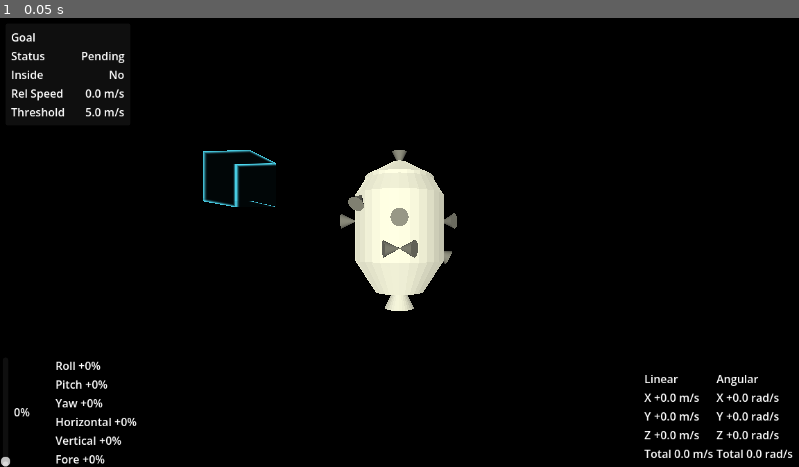
Above: before the commit, frame 1.
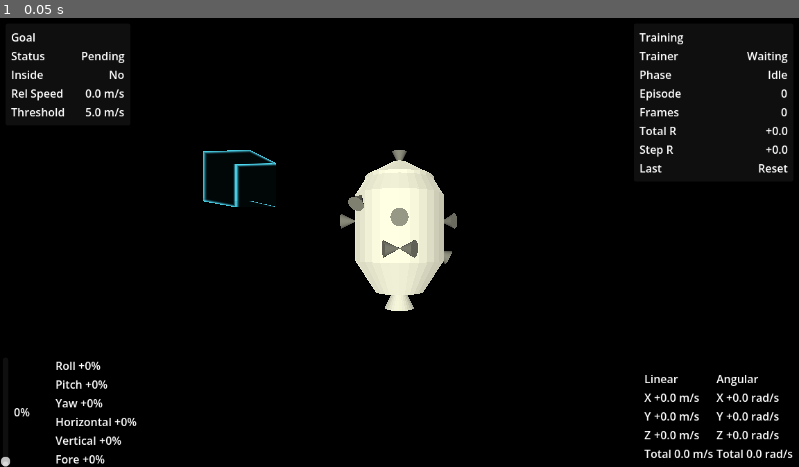
Above: after the commit, the same moment.

Repository: Carth501/anti-manual-spaceship-operation
Game: Godot game, scene res://scenes/space.tscn
Two runs of this game, one before a commit and one after it. Both use one fixed random seed, a clock stepped at 60 frames per second and the inputs below.
Inputs:
- Up to frame 1 (0.05 s): no input

The runs differ from the first frame. In frame 1, 0.7% of the frame differs, in the area x 79-99%, y 3-35%.

Commit message:
Add training status UI and enhance RLBridge for better integration with Godot environment
Co-authored-by: Copilot <copilot@github.com>

Diff:
--- a/scenes/user_interface.tscn
+++ b/scenes/user_interface.tscn
@@ -26,6 +26,122 @@
 offset_right = 188.0
 offset_bottom = 112.0
 
+[node name="TrainingStatus" type="PanelContainer" parent="."]
+layout_mode = 1
+anchors_preset = 1
+anchor_left = 1.0
+anchor_right = 1.0
+offset_left = -238.0
+offset_top = 8.0
+offset_right = -8.0
+offset_bottom = 170.0
+grow_horizontal = 0
+
+[node name="MarginContainer" type="MarginContainer" parent="TrainingStatus"]
+layout_mode = 2
+theme_override_constants/margin_left = 8
+theme_override_constants/margin_top = 8
+theme_override_constants/margin_right = 8
+theme_override_constants/margin_bottom = 8
+
+[node name="VBoxContainer" type="VBoxContainer" parent="TrainingStatus/MarginContainer"]
+layout_mode = 2
+
+[node name="Heading" type="Label" parent="TrainingStatus/MarginContainer/VBoxContainer"]
+layout_mode = 2
+text = "Training"
+
+[node name="ConnectionRow" type="HBoxContainer" parent="TrainingStatus/MarginContainer/VBoxContainer"]
+layout_mode = 2
+
+[node name="Label" type="Label" parent="TrainingStatus/MarginContainer/VBoxContainer/ConnectionRow"]
+layout_mode = 2
+text = "Trainer"
+
+[node name="Value" type="Label" parent="TrainingStatus/MarginContainer/VBoxContainer/ConnectionRow"]
+layout_mode = 2
+size_flags_horizontal = 3
+horizontal_alignment = 2
+text = "Waiting"
+
+[node name="PhaseRow" type="HBoxContainer" parent="TrainingStatus/MarginContainer/VBoxContainer"]
+layout_mode = 2
+
+[node name="Label" type="Label" parent="TrainingStatus/MarginContainer/VBoxContainer/PhaseRow"]
+layout_mode = 2
+text = "Phase"
+
+[node name="Value" type="Label" parent="TrainingStatus/MarginContainer/VBoxContainer/PhaseRow"]
+layout_mode = 2
+size_flags_horizontal = 3
+horizontal_alignment = 2
+text = "Idle"
+
+[node name="EpisodeRow" type="HBoxContainer" parent="TrainingStatus/MarginContainer/VBoxContainer"]
+layout_mode = 2
+
+[node name="Label" type="Label" parent="TrainingStatus/MarginContainer/VBoxContainer/EpisodeRow"]
+layout_mode = 2
+text = "Episode"
+
+[node name="Value" type="Label" parent="TrainingStatus/MarginContainer/VBoxContainer/EpisodeRow"]
+layout_mode = 2
+size_flags_horizontal = 3
+horizontal_alignment = 2
+text = "0"
+
+[node name="FramesRow" type="HBoxContainer" parent="TrainingStatus/MarginContainer/VBoxContainer"]
+layout_mode = 2
+
+[node name="Label" type="Label" parent="TrainingStatus/MarginContainer/VBoxContainer/FramesRow"]
+layout_mode = 2
+text = "Frames"
+
+[node name="Value" type="Label" parent="TrainingStatus/MarginContainer/VBoxContainer/FramesRow"]
+layout_mode = 2
+size_flags_horizontal = 3
+horizontal_alignment = 2
+text = "0"
+
+[node name="TotalRewardRow" type="HBoxContainer" parent="TrainingStatus/MarginContainer/VBoxContainer"]
+layout_mode = 2
+
+[node name="Label" type="Label" parent="TrainingStatus/MarginContainer/VBoxContainer/TotalRewardRow"]
+layout_mode = 2
+text = "Total R"
+
+[node name="Value" type="Label" parent="TrainingStatus/MarginContainer/VBoxContainer/TotalRewardRow"]
+layout_mode = 2
+size_flags_horizontal = 3
+horizontal_alignment = 2
+text = "+0.0"
+
+[node name="StepRewardRow" type="HBoxContainer" parent="TrainingStatus/MarginContainer/VBoxContainer"]
+layout_mode = 2
+
+[node name="Label" type="Label" parent="TrainingStatus/MarginContainer/VBoxContainer/StepRewardRow"]
+layout_mode = 2
+text = "Step R"
+
+[node name="Value" type="Label" parent="TrainingStatus/MarginContainer/VBoxContainer/StepRewardRow"]
+layout_mode = 2
+size_flags_horizontal = 3
+horizontal_alignment = 2
+text = "+0.0"
+
+[node name="ReasonRow" type="HBoxContainer" parent="TrainingStatus/MarginContainer/VBoxContainer"]
+layout_mode = 2
+
+[node name="Label" type="Label" parent="TrainingStatus/MarginContainer/VBoxContainer/ReasonRow"]
+layout_mode = 2
+text = "Last"
+
+[node name="Value" type="Label" parent="TrainingStatus/MarginContainer/VBoxContainer/ReasonRow"]
+layout_mode = 2
+size_flags_horizontal = 3
+horizontal_alignment = 2
+text = "Reset"
+
 [node name="MarginContainer" type="MarginContainer" parent="GoalStatus" unique_id=910143191]
 layout_mode = 2
 theme_override_constants/margin_left = 8
--- a/scripts/rl_bridge.gd
+++ b/scripts/rl_bridge.gd
@@ -1,5 +1,9 @@
 class_name RLBridge
 extends Node
+
+# RLBridge turns the current scene into a small synchronous RL environment.
+# A Python process connects over TCP, sends line-delimited JSON commands,
+# and receives observation/reward/done payloads back from Godot.
 
 @export var ship: MiracleShip
 @export var goal_area: GoalArea
@@ -16,11 +20,19 @@
 @export_range(0.0, 10000.0, 0.1, "or_greater") var success_reward := 100.0
 @export_range(0.0, 10000.0, 0.1, "or_greater") var out_of_bounds_penalty := 25.0
 
+# Network state for the external trainer connection.
 var server := TCPServer.new()
 var client: StreamPeerTCP
 var control_interface: ControlInterface
 var receive_buffer := ""
+
+# Episode bookkeeping. A single Python `step` holds one thruster action for
+# `pending_action_frames` physics ticks before we compute reward and respond.
 var episode_frames := 0
+var episode_index := -1
+var episode_reward_total := 0.0
+var last_step_reward := 0.0
+var last_terminal_reason := "idle"
 var previous_goal_distance := 0.0
 var pending_step_frames := 0
 var pending_action_frames := 0
@@ -56,12 +68,16 @@
 
 
 func _process(_delta: float) -> void:
+	# Poll networking in the regular process loop so socket I/O stays responsive
+	# even when physics is paused waiting for the next external command.
 	_poll_server()
 	if pending_step_frames == 0:
 		_poll_client_messages()
 
 
 func _physics_process(_delta: float) -> void:
+	# Physics stepping is what makes this feel like a Gym environment: the last
+	# action stays latched for N physics frames, then we emit one response.
 	if pending_step_frames <= 0:
 		return
 
@@ -91,6 +107,7 @@
 	if server.is_connection_available():
 		client = server.take_connection()
 		receive_buffer = ""
+		last_terminal_reason = "connected"
 
 
 func _poll_client_messages() -> void:
@@ -102,6 +119,7 @@
 		_release_rl_control()
 		client = null
 		receive_buffer = ""
+		last_terminal_reason = "disconnected"
 		return
 
 	var available_bytes := client.get_available_bytes()
@@ -109,6 +127,8 @@
 		return
 
 	receive_buffer += client.get_utf8_string(available_bytes)
+	# Messages are newline-delimited JSON objects. We accumulate bytes until we
+	# can carve out one full command at a time.
 	var separator_index := receive_buffer.find("\n")
 	while separator_index >= 0:
 		var message := receive_buffer.substr(0, separator_index).strip_edges()
@@ -119,6 +139,11 @@
 
 
 func _handle_message(message: String) -> void:
+	# Supported commands mirror a minimal RL API:
+	# - hello: discover schema and action count
+	# - reset: reset the episode and fetch the initial observation
+	# - step: apply one action for a fixed number of physics frames
+	# - close: disconnect the external trainer cleanly
 	var parsed_message = JSON.parse_string(message)
 	if typeof(parsed_message) != TYPE_DICTIONARY:
 		_send_error("invalid_json", "Expected a JSON object command")
@@ -136,6 +161,7 @@
 		"close":
 			_send_response({"ok": true})
 			_release_rl_control()
+			last_terminal_reason = "closed"
 			client.disconnect_from_host()
 			client = null
 			receive_buffer = ""
@@ -148,14 +174,19 @@
 		_send_error("busy", "A step is already in progress")
 		return
 
+	# The Python side sends one throttle value per thruster. We hand those values
+	# directly to the ship and defer the response until physics has advanced.
 	var action_values := _coerce_float_array(command.get("action", []))
 	control_interface.set_rl_control_enabled(true)
 	control_interface.set_rl_thruster_inputs(action_values)
 	pending_action_frames = max(int(command.get("frames", default_action_frames)), 1)
 	pending_step_frames = pending_action_frames
+	last_terminal_reason = "stepping"
 
 
 func _complete_step() -> void:
+	# Reward is dense shaping plus terminal bonuses/penalties. This is the point
+	# where one logical env.step() finishes and we answer the Python client.
 	var reward_terms := _compute_reward_terms()
 	var total_reward: float = float(reward_terms.get("total", 0.0))
 	var done := false
@@ -173,11 +204,20 @@
 		done = true
 		terminal_reason = "timeout"
 
+	last_step_reward = total_reward
+	episode_reward_total += total_reward
+	last_terminal_reason = terminal_reason
 	previous_goal_distance = _get_goal_distance()
 	_send_response(_build_step_response(total_reward, done, terminal_reason, reward_terms))
 
 
 func _reset_episode_state() -> void:
+	# Reset makes the scene deterministic again: restore the ship pose, zero out
+	# thrusters and velocities, clear goal state, and restart episode counters.
+	episode_index += 1
+	episode_reward_total = 0.0
+	last_step_reward = 0.0
+	last_terminal_reason = "reset"
 	control_interface.set_rl_control_enabled(true)
 	control_interface.set_rl_thruster_inputs([])
 	ship.reset_state()
@@ -197,6 +237,8 @@
 
 
 func _build_hello_response() -> Dictionary:
+	# `hello` lets the Python wrapper discover how many thrusters/actions exist
+	# in the current scene before it constructs Gym spaces.
 	return {
 		"ok": true,
 		"version": 1,
@@ -230,6 +272,8 @@
 
 
 func _compute_reward_terms() -> Dictionary:
+	# These terms are intentionally simple for the first curriculum:
+	# move toward the goal, keep relative speed low, and avoid wasting thrust.
 	var current_goal_distance := _get_goal_distance()
 	var progress_reward := (previous_goal_distance - current_goal_distance) * progress_reward_scale
 	var speed_penalty := goal_area.get_relative_speed() * speed_penalty_scale
@@ -251,6 +295,10 @@
 
 
 func _get_observation() -> Array[float]:
+	# The observation is expressed mostly in ship-local coordinates so the policy
+	# learns relative control effects instead of memorizing world orientation.
+	# Layout: goal offset, linear velocity, angular velocity, per-thruster
+	# throttles, inside-goal flag, goal-complete flag.
 	var goal_offset_local := ship.get_local_vector(goal_area.global_position - ship.global_position)
 	var linear_velocity_local := ship.get_local_vector(ship.get_linear_velocity_readout())
 	var angular_velocity_local := ship.get_local_vector(ship.get_angular_velocity_readout())
@@ -275,6 +323,32 @@
 	return observation
 
 
+func get_training_hud_state() -> Dictionary:
+	return {
+		"connected": is_trainer_connected(),
+		"phase": _get_training_phase(),
+		"episode_index": max(episode_index, 0),
+		"episode_frames": episode_frames,
+		"episode_reward_total": episode_reward_total,
+		"last_step_reward": last_step_reward,
+		"last_terminal_reason": last_terminal_reason,
+	}
+
+
+func is_trainer_connected() -> bool:
+	return client != null and client.get_status() == StreamPeerTCP.STATUS_CONNECTED
+
+
+func _get_training_phase() -> String:
+	if pending_step_frames > 0:
+		return "stepping"
+
+	if is_trainer_connected():
+		return "waiting_command"
+
+	return "idle"
+
+
 func _get_goal_distance() -> float:
 	return ship.global_position.distance_to(goal_area.global_position)
 
--- a/scripts/ui_manager.gd
+++ b/scripts/ui_manager.gd
@@ -23,8 +23,16 @@
 @export var goal_inside_value_label_path: NodePath = ^"GoalStatus/MarginContainer/VBoxContainer/InsideRow/Value"
 @export var goal_relative_speed_value_label_path: NodePath = ^"GoalStatus/MarginContainer/VBoxContainer/RelativeSpeedRow/Value"
 @export var goal_threshold_value_label_path: NodePath = ^"GoalStatus/MarginContainer/VBoxContainer/ThresholdRow/Value"
+@export var training_connection_value_label_path: NodePath = ^"TrainingStatus/MarginContainer/VBoxContainer/ConnectionRow/Value"
+@export var training_phase_value_label_path: NodePath = ^"TrainingStatus/MarginContainer/VBoxContainer/PhaseRow/Value"
+@export var training_episode_value_label_path: NodePath = ^"TrainingStatus/MarginContainer/VBoxContainer/EpisodeRow/Value"
+@export var training_frames_value_label_path: NodePath = ^"TrainingStatus/MarginContainer/VBoxContainer/FramesRow/Value"
+@export var training_total_reward_value_label_path: NodePath = ^"TrainingStatus/MarginContainer/VBoxContainer/TotalRewardRow/Value"
+@export var training_step_reward_value_label_path: NodePath = ^"TrainingStatus/MarginContainer/VBoxContainer/StepRewardRow/Value"
+@export var training_reason_value_label_path: NodePath = ^"TrainingStatus/MarginContainer/VBoxContainer/ReasonRow/Value"
 
 var control_interface: ControlInterface
+var rl_bridge: RLBridge
 var throttle_slider: VSlider
 var throttle_label: Label
 var roll_value_label: Label
@@ -45,6 +53,13 @@
 var goal_inside_value_label: Label
 var goal_relative_speed_value_label: Label
 var goal_threshold_value_label: Label
+var training_connection_value_label: Label
+var training_phase_value_label: Label
+var training_episode_value_label: Label
+var training_frames_value_label: Label
+var training_total_reward_value_label: Label
+var training_step_reward_value_label: Label
+var training_reason_value_label: Label
 
 
 func _ready() -> void:
@@ -53,6 +68,9 @@
 		return
 
 	control_interface = ship.get_control_interface()
+	var parent_node := get_parent()
+	if parent_node != null:
+		rl_bridge = parent_node.get_node_or_null("RLBridge") as RLBridge
 	throttle_slider = get_node_or_null(throttle_slider_path) as VSlider
 	throttle_label = get_node_or_null(throttle_label_path) as Label
 	roll_value_label = get_node_or_null(roll_value_label_path) as Label
@@ -73,6 +91,13 @@
 	goal_inside_value_label = get_node_or_null(goal_inside_value_label_path) as Label
 	goal_relative_speed_value_label = get_node_or_null(goal_relative_speed_value_label_path) as Label
 	goal_threshold_value_label = get_node_or_null(goal_threshold_value_label_path) as Label
+	training_connection_value_label = get_node_or_null(training_connection_value_label_path) as Label
+	training_phase_value_label = get_node_or_null(training_phase_value_label_path) as Label
+	training_episode_value_label = get_node_or_null(training_episode_value_label_path) as Label
+	training_frames_value_label = get_node_or_null(training_frames_value_label_path) as Label
+	training_total_reward_value_label = get_node_or_null(training_total_reward_value_label_path) as Label
+	training_step_reward_value_label = get_node_or_null(training_step_reward_value_label_path) as Label
+	training_reason_value_label = get_node_or_null(training_reason_value_label_path) as Label
 
 	if control_interface == null:
 		push_warning("UIManager could not resolve a ControlInterface from its ship")
@@ -101,6 +126,7 @@
 
 	_update_velocity_labels()
 	_update_goal_labels()
+	_update_training_labels()
 
 
 func _physics_process(_delta: float) -> void:
@@ -109,6 +135,7 @@
 
 	_update_velocity_labels()
 	_update_goal_labels()
+	_update_training_labels()
 
 
 func _configure_throttle_slider() -> void:
@@ -200,6 +227,29 @@
 	_update_unsigned_value_label(goal_threshold_value_label, goal_area.speed_threshold_mps, " m/s")
 
 
+func _update_training_labels() -> void:
+	if rl_bridge == null:
+		_update_text_label(training_connection_value_label, "Offline")
+		_update_text_label(training_phase_value_label, "No bridge")
+		_update_text_label(training_episode_value_label, "--")
+		_update_text_label(training_frames_value_label, "--")
+		_update_text_label(training_total_reward_value_label, "--")
+		_update_text_label(training_step_reward_value_label, "--")
+		_update_text_label(training_reason_value_label, "--")
+		return
+
+	var training_state := rl_bridge.get_training_hud_state()
+	var is_connected := bool(training_state.get("connected", false))
+
+	_update_text_label(training_connection_value_label, "Connected" if is_connected else "Waiting")
+	_update_text_label(training_phase_value_label, _humanize_status_text(String(training_state.get("phase", "idle"))))
+	_update_text_label(training_episode_value_label, str(int(training_state.get("episode_index", 0))))
+	_update_text_label(training_frames_value_label, str(int(training_state.get("episode_frames", 0))))
+	_update_signed_value_label(training_total_reward_value_label, float(training_state.get("episode_reward_total", 0.0)))
+	_update_signed_value_label(training_step_reward_value_label, float(training_state.get("last_step_reward", 0.0)))
+	_update_text_label(training_reason_value_label, _humanize_status_text(String(training_state.get("last_terminal_reason", "idle"))))
+
+
 func _on_goal_state_changed(_is_inside: bool) -> void:
 	_update_goal_labels()
 
@@ -219,6 +269,13 @@
 	target_label.text = value
 
 
+func _humanize_status_text(value: String) -> String:
+	if value.is_empty():
+		return "--"
+
+	return value.replace("_", " ").capitalize()
+
+
 func _update_signed_value_label(target_label: Label, value: float, suffix: String = "") -> void:
 	if target_label == null:
 		return
Not shown, changed: python/godot_env.py
Not shown, changed: python/train.py
